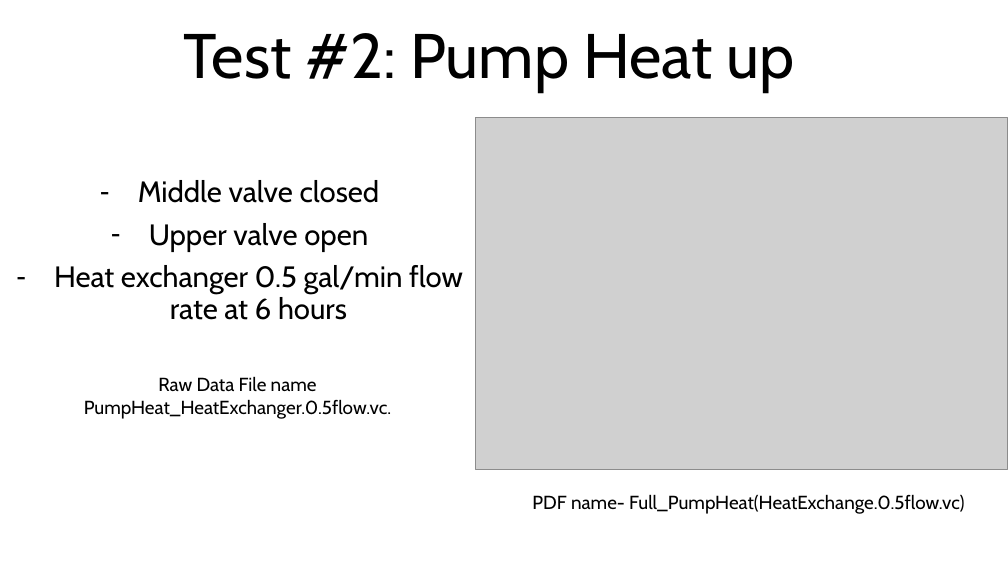
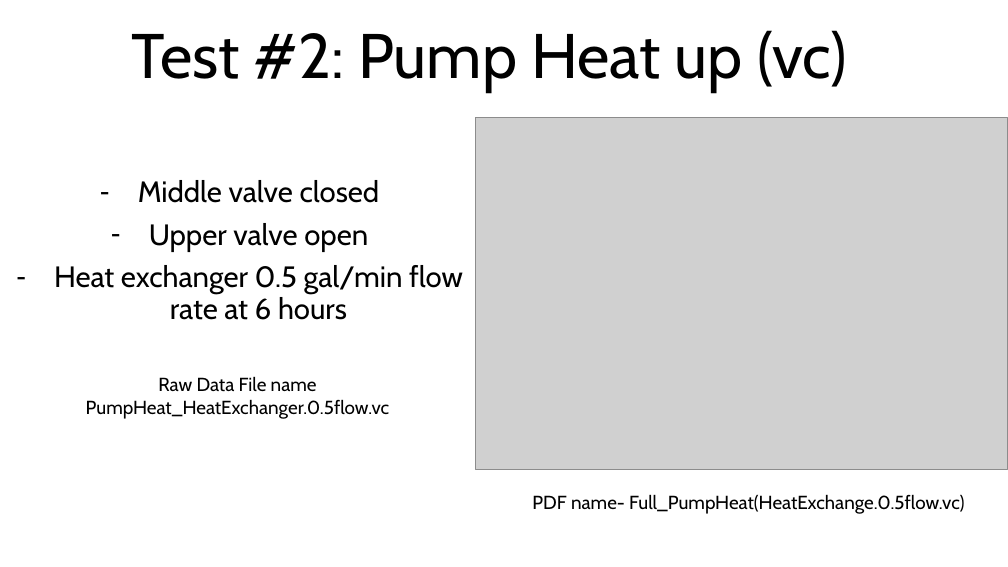
Before and after one commit to ARTS-Laboratory/thermal-loop, a slide deck: slide 4 of resources/Thermal_loop_data/Thermal Loop Data Graphs.pptx. Drawn at 1008x567 pixels with LibreOffice and Linux fonts; fonts in the diff are those of the drawing; grey boxes stand for pictures. Boxes give left, top, right and bottom in pixels: in the first picture for what was removed or moved away, otherwise in the second. Text is boxed around its words. In the diff, an @@ line names an element or a change of style, - is before the commit and + after.

```diff
--- a/resources/Thermal_loop_data/Thermal Loop Data Graphs.pptx
+++ b/resources/Thermal_loop_data/Thermal Loop Data Graphs.pptx
@@ title at <box>131,30,847,93</box>: text changed @@
-Test #2: Pump Heat up
+Test #2: Pump Heat up (vc)
@@ text at <box>86,376,390,419</box>: text changed @@
-Raw Data File name PumpHeat_HeatExchanger.0.5flow.vc.
+Raw Data File name PumpHeat_HeatExchanger.0.5flow.vc
```
Also in this commit, not shown: 2 other slides changed, 2 slides added.
